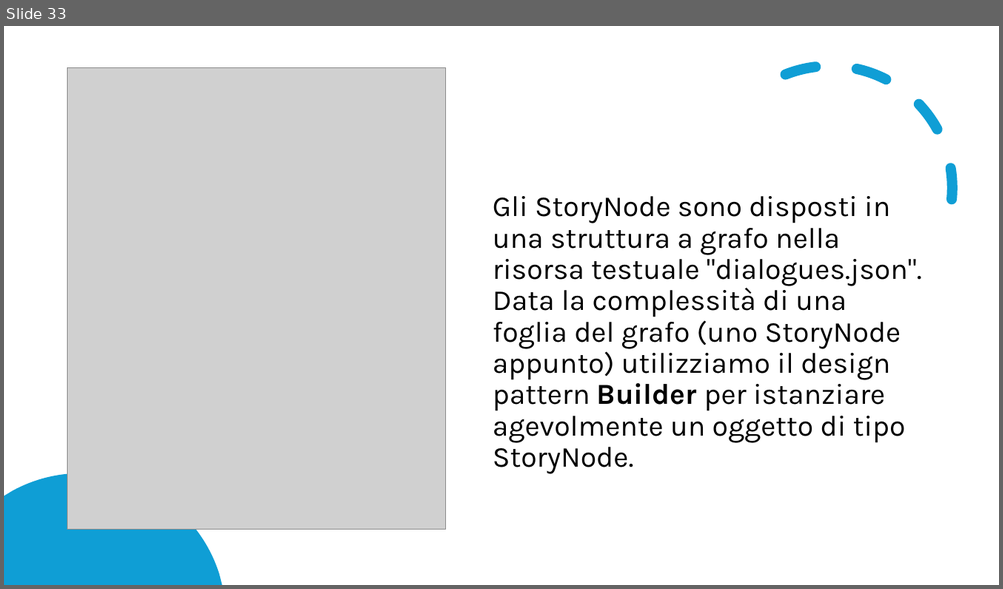
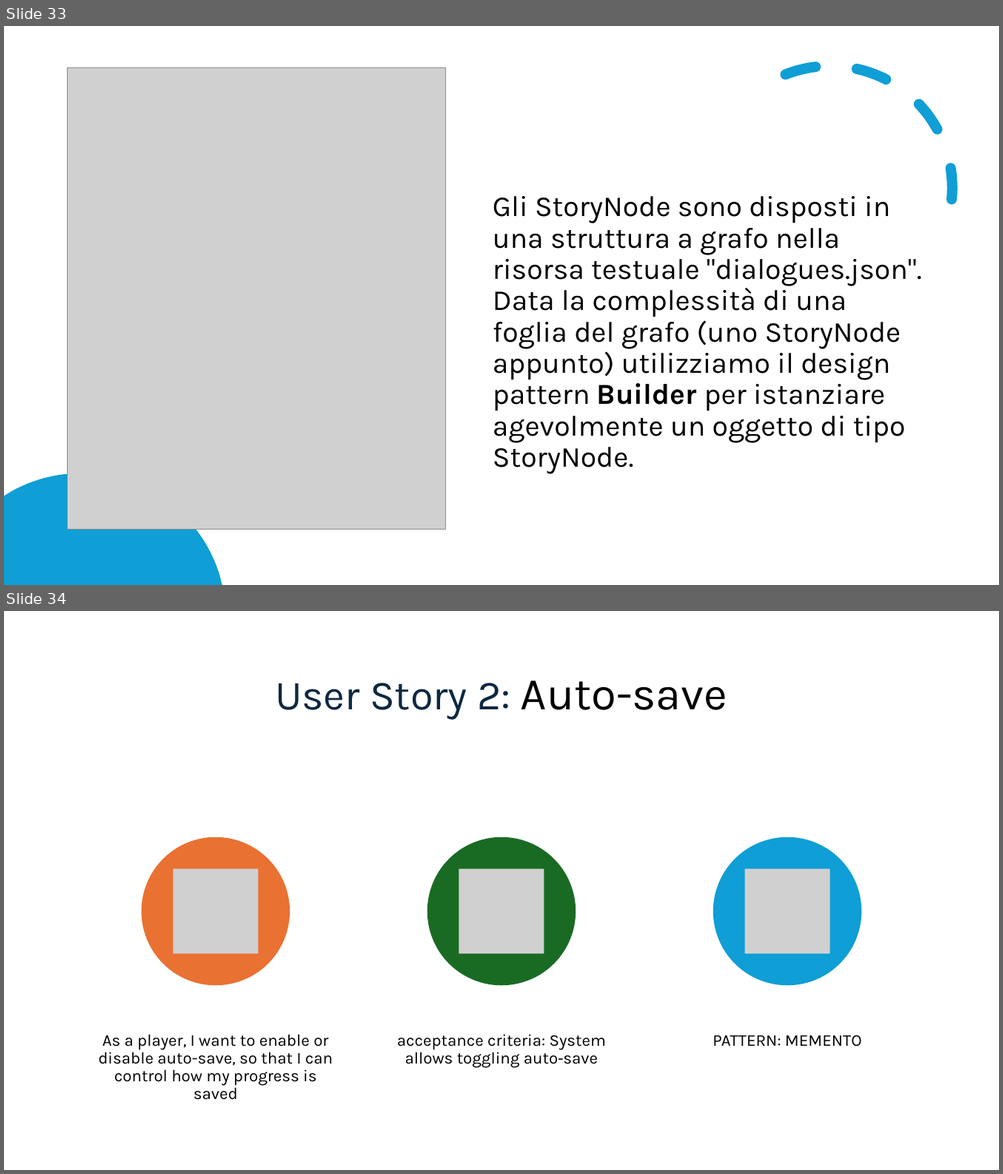
Before and after one commit to samMM-cs/iss-team2, a slide deck: Revisione.pptx. Shown one above the other, each under a label of ours: slide 33 before the commit, slides 33 and 34 after it. The pictures are 1003x589 and 1003x1174 pixels, drawn with LibreOffice and Linux fonts; fonts in the diff are those of the drawing; grey boxes stand for pictures. Boxes give left, top, right and bottom in pixels: in the first picture for what was removed or moved away, otherwise in the second. Text is boxed around its words. In the diff, an @@ line names an element or a change of style, - is before the commit and + after.

```diff
--- a/Revisione.pptx
+++ b/Revisione.pptx
@@ slide 34 added at <box>4,611,999,1170</box>, background #FFFFFF @@
@@ title added at <box>275,681,728,720</box>, 40 pt, text #0E2841 @@
+User Story 2: Auto-save
@@ group added at <box>98,837,862,1100</box>: 3 ellipses, 3 pictures, 3 texts @@
+As a player, I want to enable or disable auto-save, so that I can control how my progress is saved
+acceptance criteria: System allows toggling auto‑save
+PATTERN: MEMENTO
```
Also in this commit, not shown: 4 other slides added, 6 other files.
